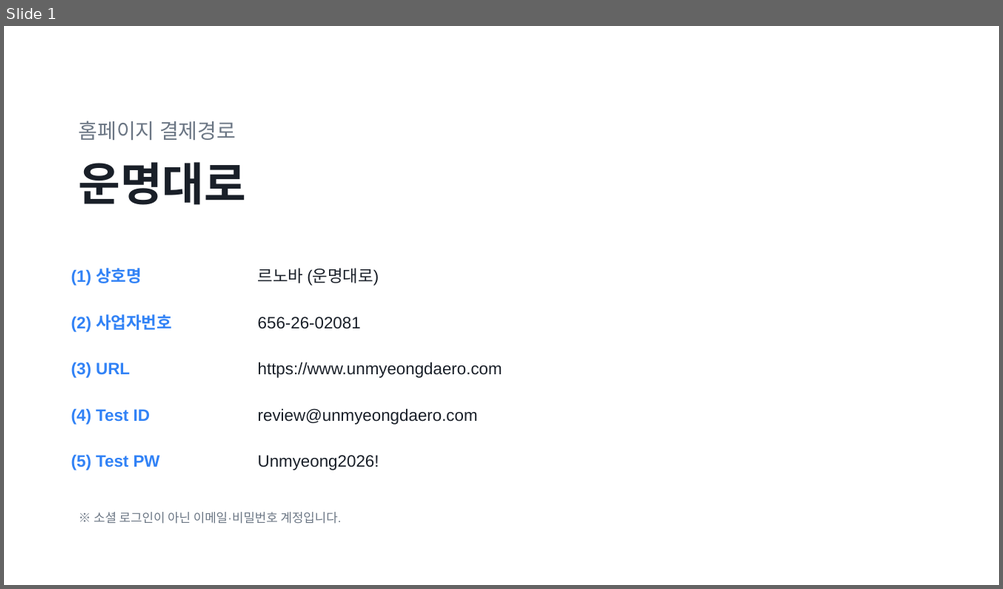
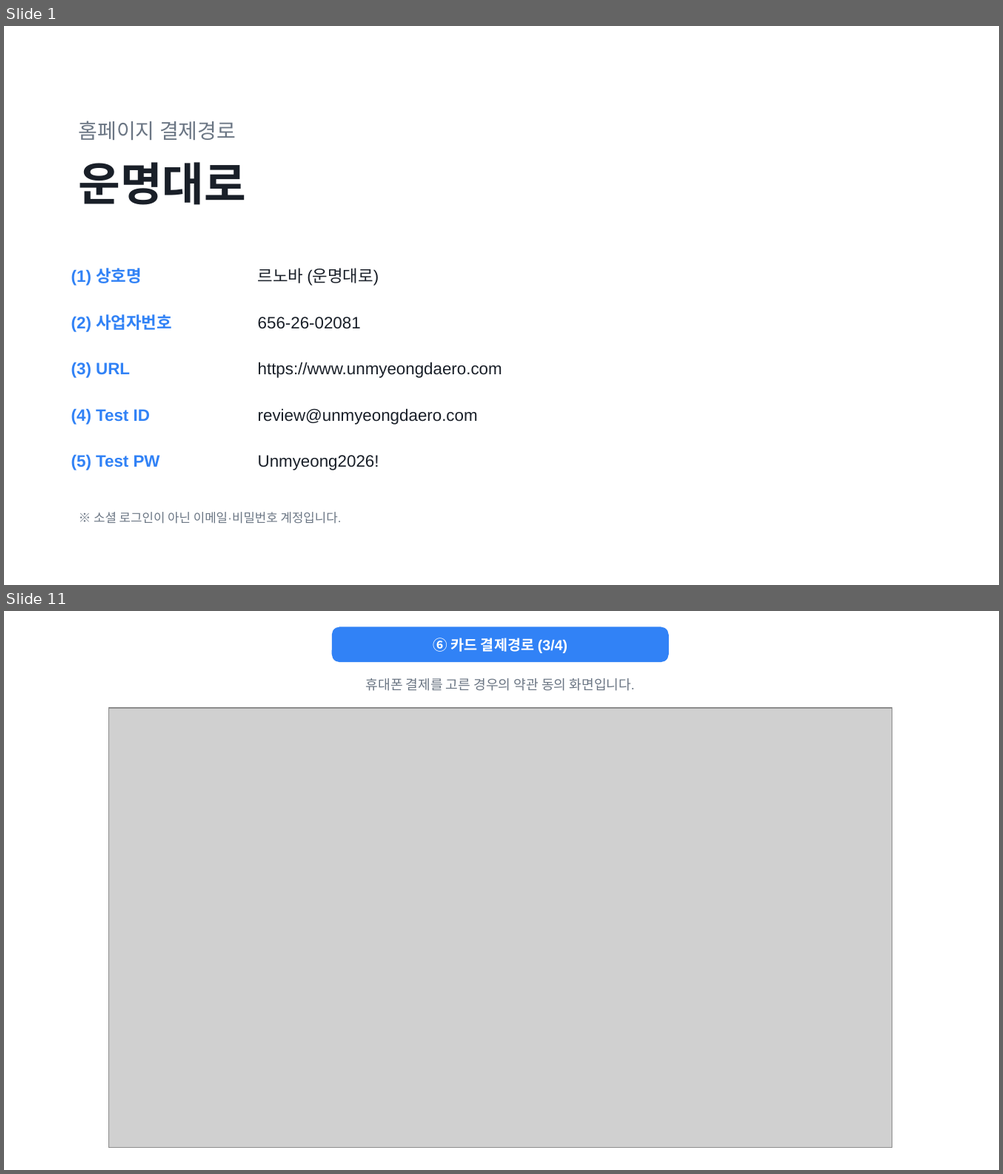
Before and after one commit to seozenee/unmyeongdaero, a slide deck: docs/토스페이먼츠/결제경로_운명대로.pptx. Shown one above the other, each under a label of ours: slide 1 before the commit, slides 1 and 11 after it; the slides between them are not shown. The pictures are 1003x589 and 1003x1174 pixels, drawn with LibreOffice and Linux fonts; fonts in the diff are those of the drawing; grey boxes stand for pictures. Boxes give left, top, right and bottom in pixels: in the first picture for what was removed or moved away, otherwise in the second. Text is boxed around its words. In the diff, an @@ line names an element or a change of style, - is before the commit and + after.

```diff
--- a/docs/토스페이먼츠/결제경로_운명대로.pptx
+++ b/docs/토스페이먼츠/결제경로_운명대로.pptx
@@ slide 11 added at [4, 611, 999, 1170], background #FFFFFF @@
@@ rounded rectangle added at [333, 627, 668, 662], fill #3182F6, outline #3182F6 1 pt @@
@@ text added at [432, 638, 567, 653], 14 pt, text #FFFFFF, bold @@
+⑥ 카드 결제경로 (3/4)
@@ text added at [366, 678, 634, 691], 13 pt, text #6B7684 @@
+휴대폰 결제를 고른 경우의 약관 동의 화면입니다.
@@ picture added at [108, 708, 892, 1148] @@
```
Also in this commit, not shown: 9 slides changed, 1 other slide added, 1 slide removed, 19 other files.
